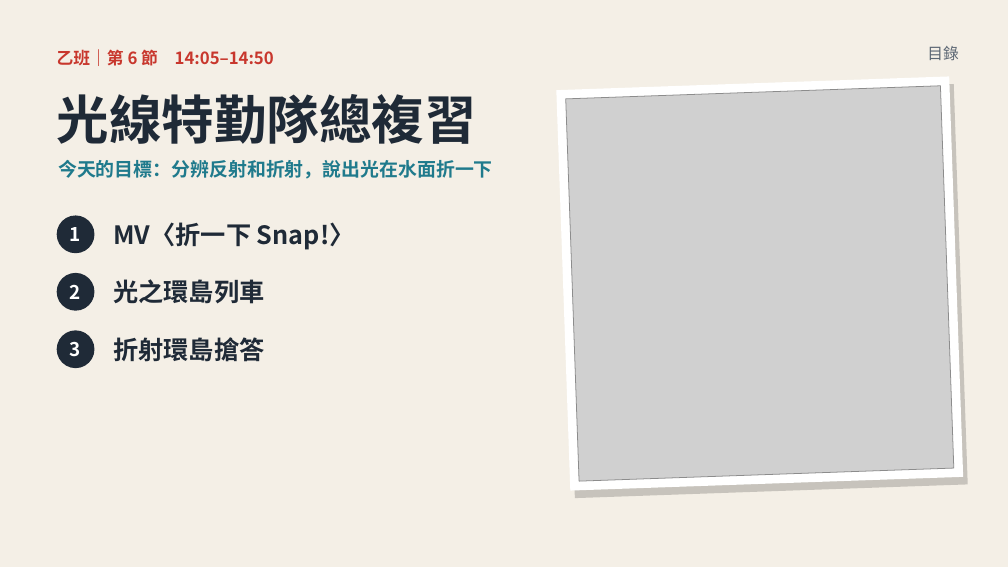
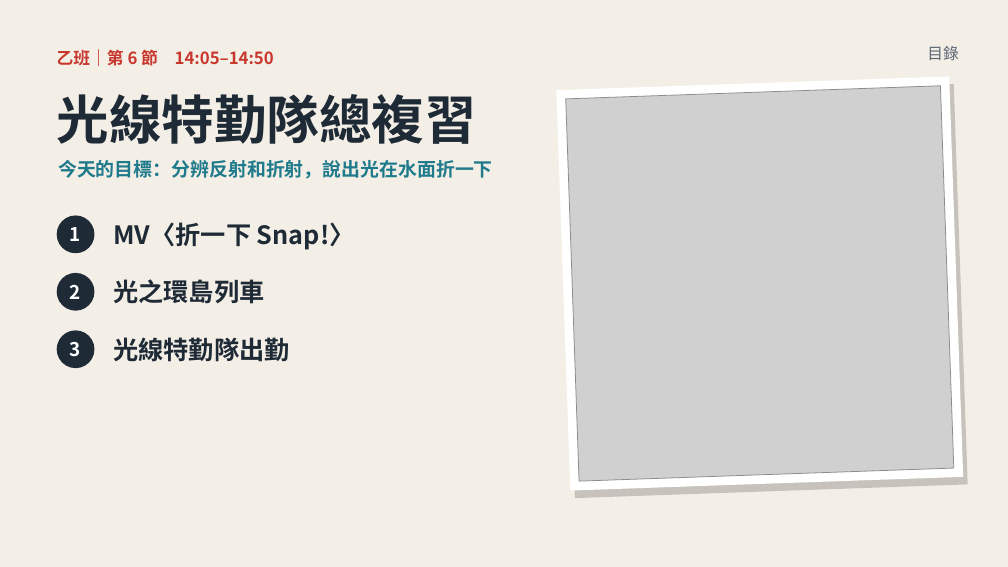
Before and after one commit to classtools1020/sports-results, a slide deck: slide 9 of f8f9fc3bd1/slides.pptx. Drawn at 1008x567 pixels with LibreOffice and Linux fonts; fonts in the diff are those of the drawing; grey boxes stand for pictures. Boxes give left, top, right and bottom in pixels: in the first picture for what was removed or moved away, otherwise in the second. Text is boxed around its words. In the diff, an @@ line names an element or a change of style, - is before the commit and + after.

```diff
--- a/f8f9fc3bd1/slides.pptx
+++ b/f8f9fc3bd1/slides.pptx
@@ text at box(113, 337, 289, 362): text changed @@
-折射環島搶答
+光線特勤隊出勤
```
Also in this commit, not shown: 4 other slides changed, 10 other files.
